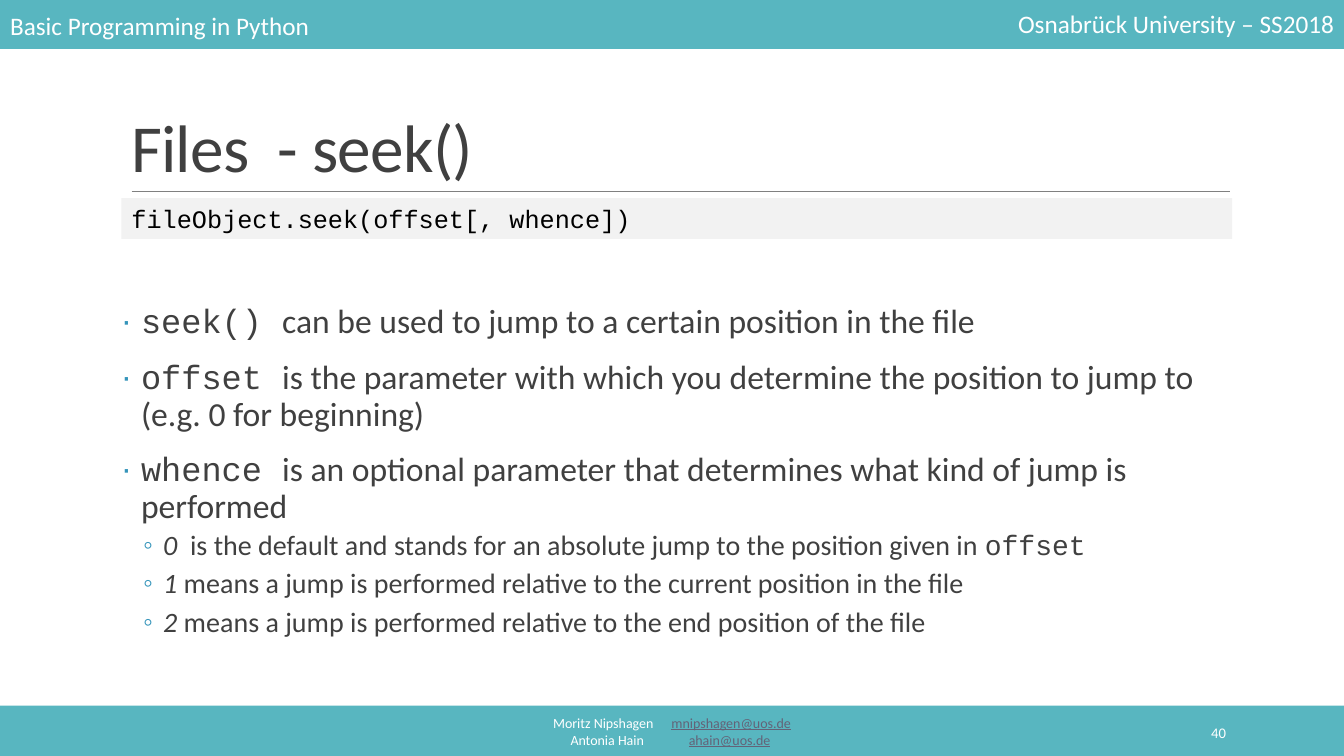
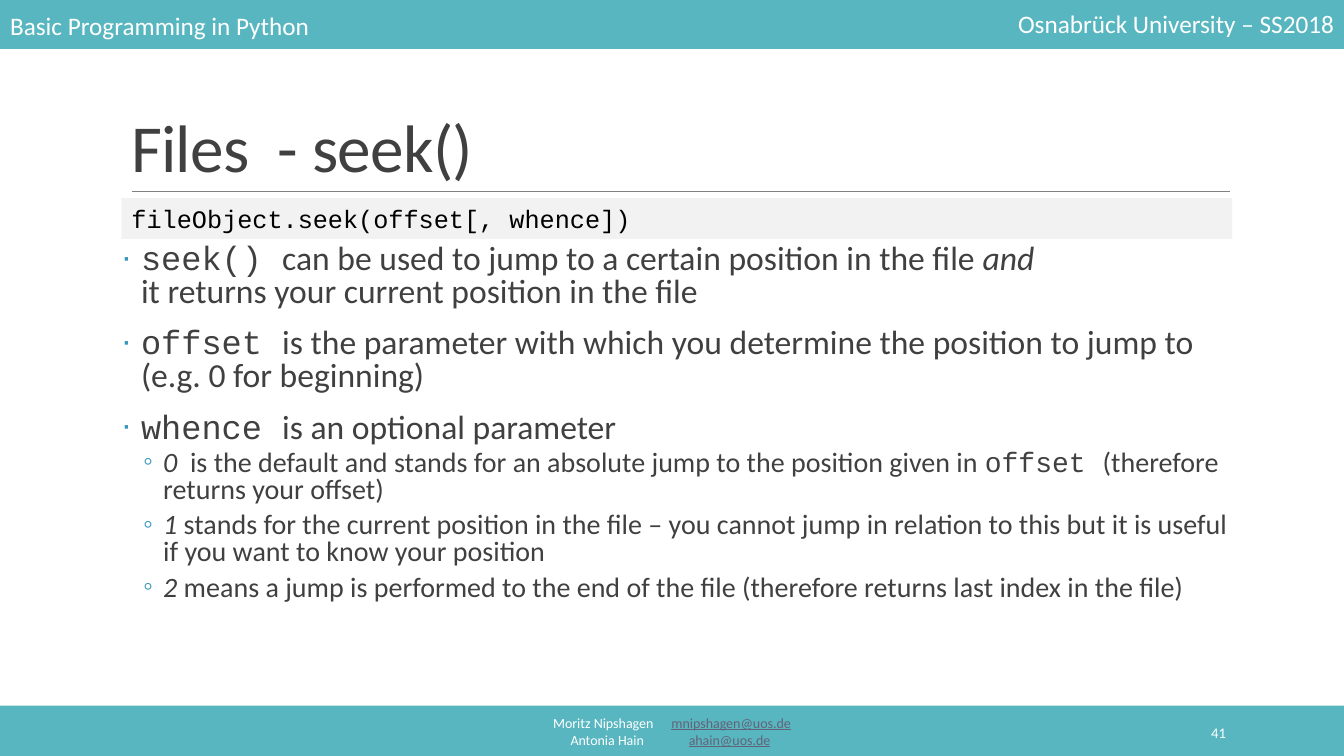
Before and after one commit to mnipshagen/monty, a slide deck: slide 41 of 2018/06/06_Sorting_and_IO.pptx (slide 40 before the commit). Drawn at 1344x756 pixels with LibreOffice and Linux fonts; fonts in the diff are those of the drawing. Boxes give left, top, right and bottom in pixels: in the first picture for what was removed or moved away, otherwise in the second. Text is boxed around its words. In the diff, an @@ line names an element or a change of style, - is before the commit and + after.

```diff
--- a/2018/06/06_Sorting_and_IO.pptx
+++ b/2018/06/06_Sorting_and_IO.pptx
@@ text at <box>141,246,1035,309</box>: text changed @@
-· seek() can be used to jump to a certain position in the file
+· seek() can be used to jump to a certain position in the file and it returns your current position in the file
@@ text at <box>141,330,1194,393</box>: line spacing 0.9 to 0.8 @@
@@ text at <box>141,414,1227,602</box>: text changed @@
-· whence is an optional parameter that determines what kind of jump is performed
-  ◦ 0 is the default and stands for an absolute jump to the position given in offset
-  ◦ 1 means a jump is performed relative to the current position in the file
-  ◦ 2 means a jump is performed relative to the end position of the file
+· whence is an optional parameter
+  ◦ 0 is the default and stands for an absolute jump to the position given in offset (therefore returns your offset)
+  ◦ 1 stands for the current position in the file – you cannot jump in relation to this but it is useful if you want to know your position
+  ◦ 2 means a jump is performed to the end of the file (therefore returns last index in the file)
@@ page number at <box>1211,728,1226,738</box>: text changed @@
-40
+41
```
Also in this commit, not shown: 22 other slides changed, 12 slides added, 2 slides removed.
